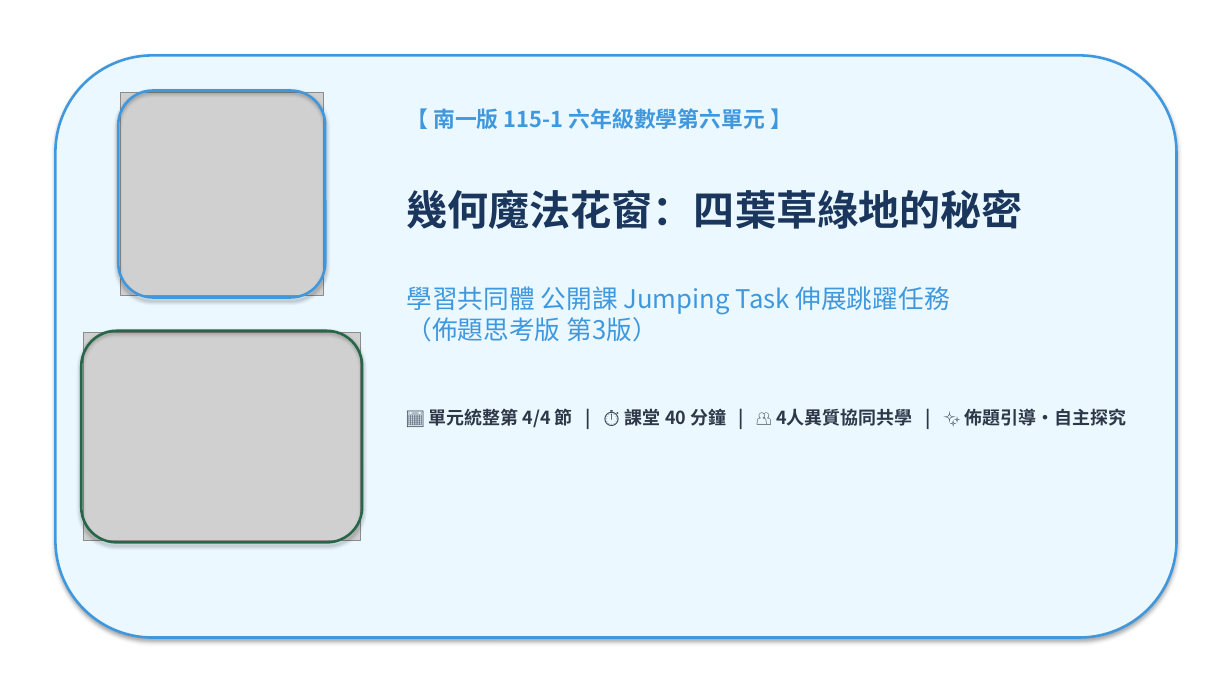
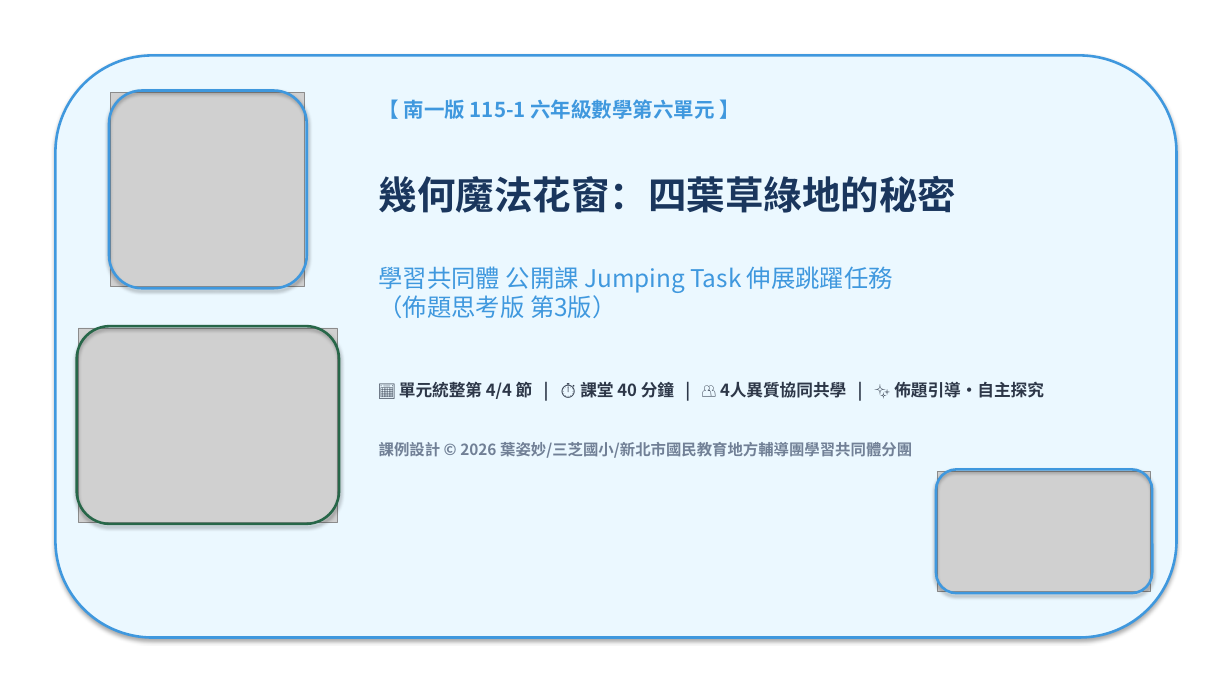
Before and after one commit to amiaoyeh-arch/lesson-study-11510-g6-math-sector-area, a slide deck: slide 1 of 01_簡報與互動導學/佈題思考版第3版_最新推薦/11510_6年級數學_扇形面積跳躍任務_佈題思考版第3版_簡報.pptx. Drawn at 1232x693 pixels with LibreOffice and Linux fonts; fonts in the diff are those of the drawing; grey boxes stand for pictures. Boxes give left, top, right and bottom in pixels: in the first picture for what was removed or moved away, otherwise in the second. Text is boxed around its words. In the diff, an @@ line names an element or a change of style, - is before the commit and + after.

Commit message:
feat(deck): 增加阿妙與貓影片Logo與版權宣告文字，更新佈題思考版第3版成果及首頁

```diff
--- a/01_簡報與互動導學/佈題思考版第3版_最新推薦/11510_6年級數學_扇形面積跳躍任務_佈題思考版第3版_簡報.pptx
+++ b/01_簡報與互動導學/佈題思考版第3版_最新推薦/11510_6年級數學_扇形面積跳躍任務_佈題思考版第3版_簡報.pptx
@@ rounded rectangle: place and size @@
-rounded rectangle at <box>118,91,325,298</box>
+rounded rectangle at <box>109,91,307,288</box>
@@ picture: place and size @@
-picture at <box>120,92,323,296</box>
+picture at <box>111,92,305,287</box>
@@ text "【 南一版 115-1 六年級數學第六單元 】": place and size @@
-text "【 南一版 115-1 六年級數學第六單元 】" at <box>406,108,1127,428</box>
+text "【 南一版 115-1 六年級數學第六單元 】" at <box>379,99,1044,458</box>
@@ text at <box>379,99,1044,399</box>: size 17 to 16 pt in "【 南一版 115-1 六年級數學第六單元 】"; size 32 to 30 pt in "幾何魔法花窗：四葉草綠地的秘密"; size 20 to 19 pt in "學習共同體 公開課 Jumping Task 伸展跳躍任務 （佈題思考版 第3版）"; size 14 to 13 pt in "📅 單元統整第 4/4 節 | ⏱️ 課堂 ..." @@
@@ rounded rectangle: place and size @@
-rounded rectangle at <box>81,331,362,543</box>
+rounded rectangle at <box>77,326,339,524</box>
@@ picture: place and size @@
-picture at <box>83,333,360,541</box>
+picture at <box>79,328,337,522</box>
@@ text at <box>379,442,912,458</box>: paragraph added @@
+課例設計 © 2026 葉姿妙/三芝國小/新北市國民教育地方輔導團學習共同體分團
@@ rounded rectangle added at <box>936,470,1153,593</box>, outline #3F98DE 2 pt @@
@@ picture added at <box>938,471,1151,592</box> @@
```
Also in this commit, not shown: 6 other files.
